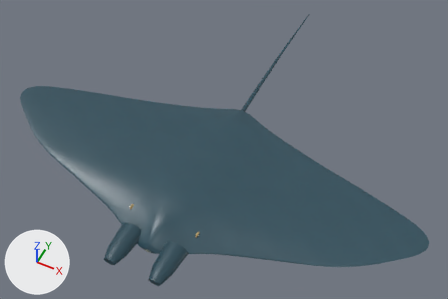
An edit to the glTF model worlds/aquarium/public/models/manta.glb, drawn before and after from the same camera.
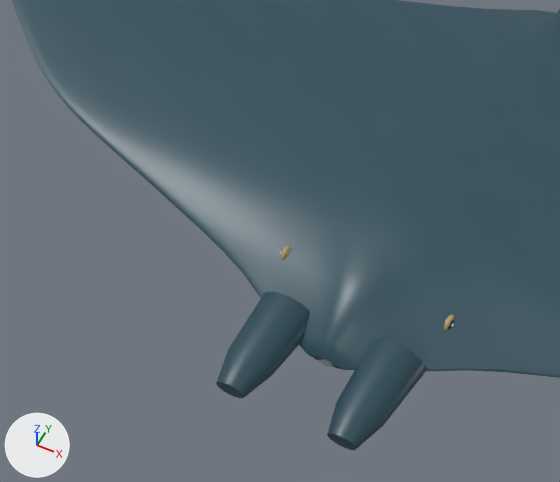
Each version appears first whole from a 50 mm lens placed at (3.01, -5.28, 7.26), pointed at (-0.03, 0.79, -0.34), and next in a close-up on the part from 4% to 54% of the width and 35% to 100% of the height. Every picture has the same lights, and +X, +Y and +Z are marked at lower left. The last two pictures show the newer version. Where no turn or scale is listed for an object, it has been applied to the vertices. Vertices at exactly the same position are counted once.

The first close-up shows 'Pelagic.manta.Surface'.
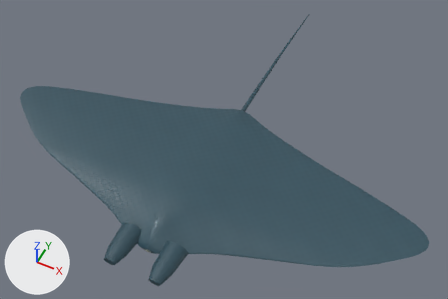
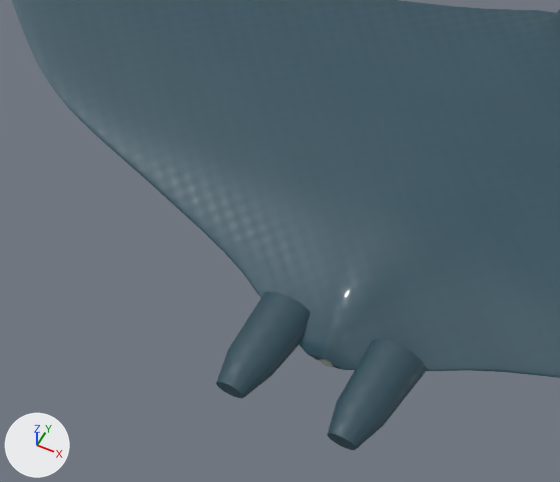
Where the change shows, as pixel boxes (x1, y1, x2, y2) in the close-ups (560 x 482 px):
```json
{"object": "Pelagic.manta.Surface", "change": "surface changed, reshaped", "before": [12, 0, 560, 450], "after": [12, 0, 560, 450]}
{"part": 1, "of": "me_manta_surface", "change": "deleted", "before": [280, 246, 454, 330]}
```

The change, as JSON lines over the scene's bpy script:
```json
{"op": "add", "block": "img_manta_normal_rough", "code": ["img_manta_normal_rough = load_image('manta-normal-rough', '_unpacked/manta-normal-rough', 256, 256, 'Non-Color')"]}
{"block": "mat_manta_surface", "change": "nodes: BsdfPrincipled, NormalMap, OutputMaterial, TexImage, VertexColor"}
{"block": "mat_manta_surface", "change": "nodes: BsdfPrincipled, Math, NormalMap, OutputMaterial, SeparateColor, TexImage x2, VertexColor"}
{"block": "mat_manta_surface", "change": "uses the picture img_manta_normal_rough"}
{"block": "me_manta_surface", "where": "# used by ob_pelagic_manta_surface; location = (0.0, 0.0, 0.0)"}
{"op": "remove", "block": "me_manta_surface", "code": "me_manta_surface.from_pydata(...)  # 2600 vertices, 5120 faces; spans x -3.41..3.41, y -2.0..4.47, z -0.27..0.27"}
{"op": "add", "block": "me_manta_surface", "code": "me_manta_surface.from_pydata(...)  # 2320 vertices, 4584 faces; spans x -3.41..3.41, y -2.0..4.47, z -0.27..0.27"}
{"block": "me_manta_surface", "change": "me_manta_surface part 1: 6 loose pieces with 280 vertices, spanning x -0.56..0.56, y -1.18..-1.08, z 0.05..0.15, are deleted"}
```
